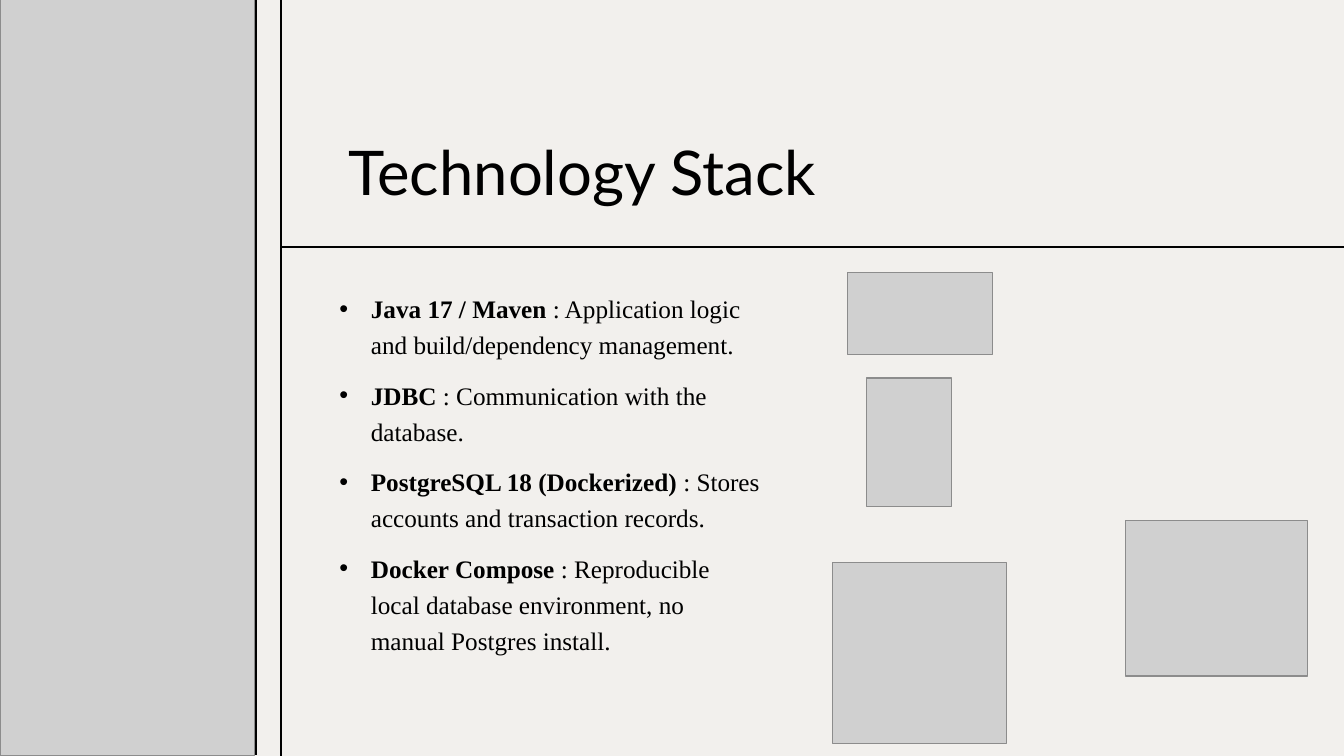
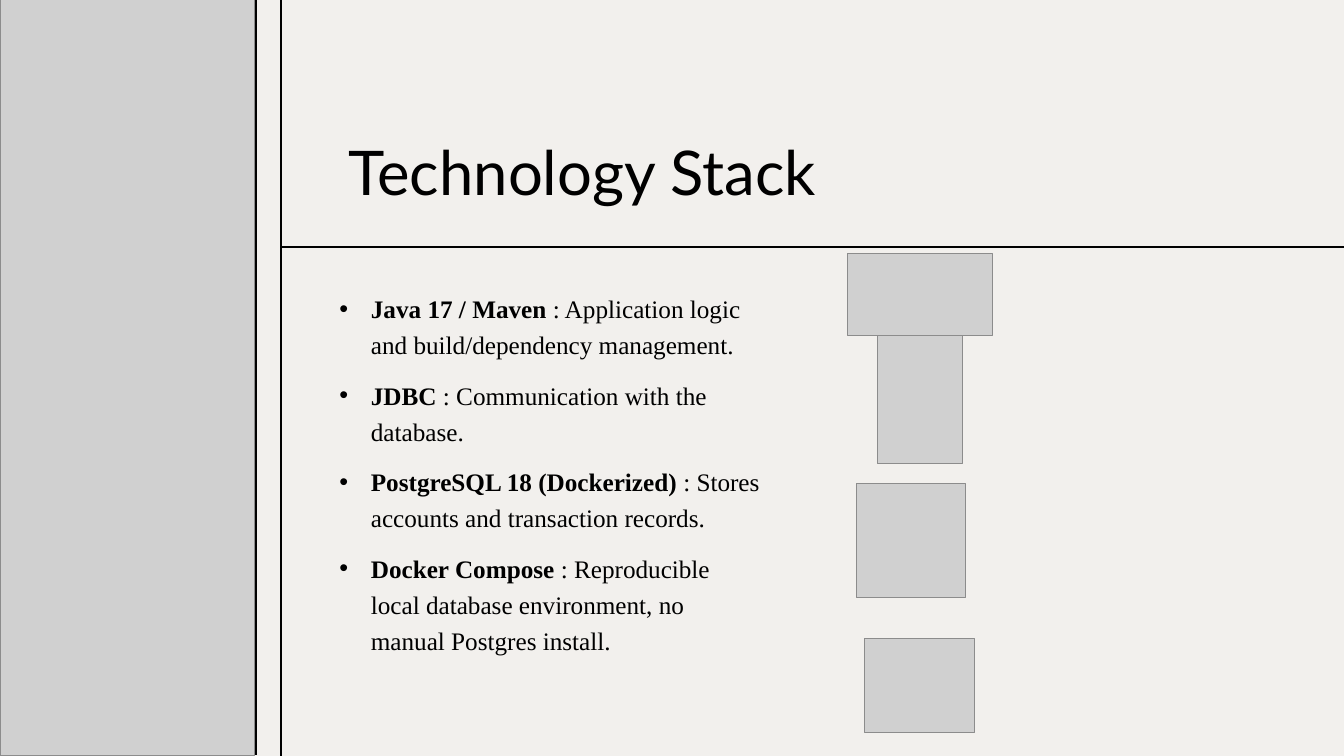
Before and after one commit to aaronjames09/Java-Revature, a slide deck: slide 5 of BankofCLI/Presentation.pptx. Drawn at 1344x756 pixels with LibreOffice and Linux fonts; fonts in the diff are those of the drawing; grey boxes stand for pictures. Boxes give left, top, right and bottom in pixels: in the first picture for what was removed or moved away, otherwise in the second. Text is boxed around its words. In the diff, an @@ line names an element or a change of style, - is before the commit and + after.

```diff
--- a/BankofCLI/Presentation.pptx
+++ b/BankofCLI/Presentation.pptx
@@ picture: place and size @@
-picture at box(847, 272, 992, 354)
+picture at box(847, 253, 992, 335)
@@ picture: place and size @@
-picture at box(866, 378, 952, 507)
+picture at box(877, 335, 963, 464)
@@ picture: place and size @@
-picture at box(833, 563, 1007, 743)
+picture at box(856, 484, 966, 598)
@@ picture: place and size @@
-picture at box(1126, 521, 1308, 677)
+picture at box(865, 638, 975, 732)
```
Also in this commit, not shown: 2 slides added.
